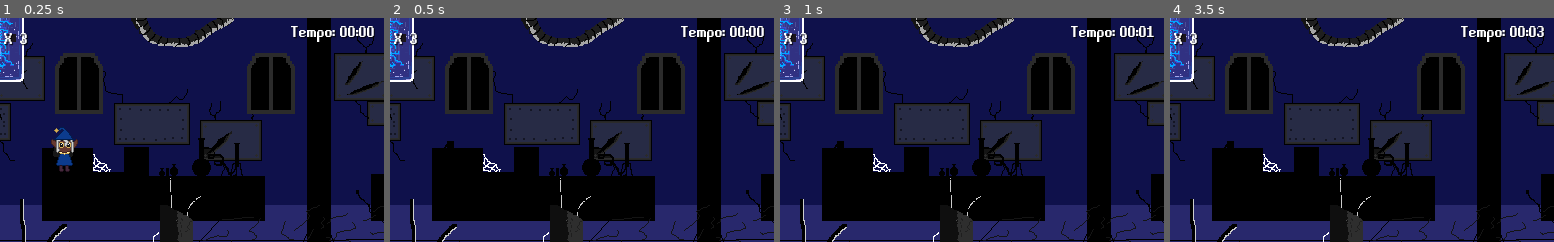
Above: before the commit, frames 1-4 (left to right).
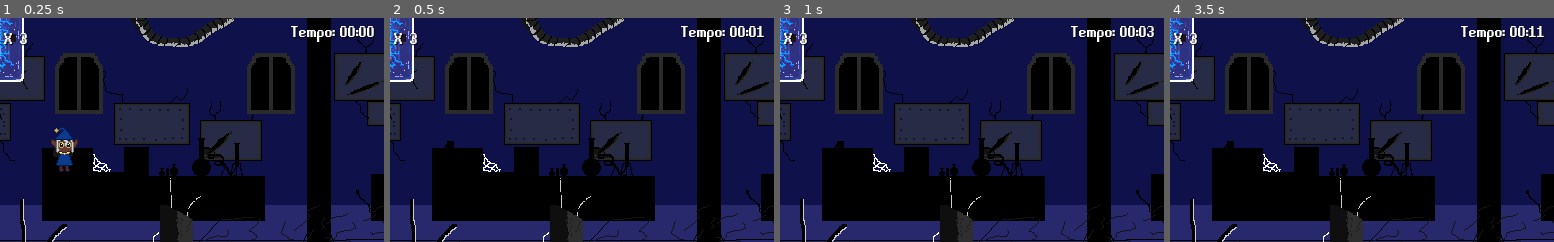
Above: after the commit, the same moments.

Repository: Eduardo-Pyment/Alquimista_dos_Sonhos-A_ultima_semente
Game: Godot game, scene res://Fases/fase_1.tscn
Two runs of this game, one before a commit and one after it. Both use one fixed random seed, a clock stepped at 60 frames per second and the inputs below. This scene is started directly instead of the project's main scene.
Inputs:
- Up to frame 1 (0.25 s): no input
- Up to frame 2 (0.5 s): no input
- Up to frame 3 (1 s): tap Enter (ui_accept) at 0.5, 0.77 s; hold Right (ui_right) from 0.53 s (still down)
- Up to frame 4 (3.5 s): release Right (ui_right) at 1.28 s; hold Left (ui_left) 1.28-2.03 s; tap Enter (ui_accept) at 1.52, 3.02 s; hold Right (ui_right) 2.03-2.78 s; hold Up (ui_up) from 2.78 s (still down)
The pictures show only the part of the screen within x 5-55%, y 0-50%; the shares and areas given below are measured in that part.

Frame 1 is identical in both runs. In frame 2, less than 0.1% of the frame differs, in the area x 95-98%, y 3-9%; in frame 3, less than 0.1%; in frame 4, 0.2%, in the area x 93-98%, y 3-9%.

Commit message:
caytimer ajeited

Diff:
--- a/Assets/Textures/Animation/Player/Player.gd
+++ b/Assets/Textures/Animation/Player/Player.gd
@@ -147,7 +147,7 @@
 
 
 func _on_cay_timer_timeout():
-	pass # Replace with function body.
+	PuloDisponivel = false
 
 #func _set_state():#state machines
 #	var state = "PlayerOcioso"
--- a/Fases/fase_1.tscn
+++ b/Fases/fase_1.tscn
@@ -1154,6 +1154,7 @@
 script = ExtResource("8_a36j6")
 
 [node name="clock_timer" type="Timer" parent="HUD/vida_tempo"]
+wait_time = 0.3
 
 [node name="container" type="MarginContainer" parent="HUD/vida_tempo"]
 layout_mode = 0
--- a/Scenes/player.tscn
+++ b/Scenes/player.tscn
@@ -293,7 +293,6 @@
 hframes = 8
 
 [node name="CayTimer" type="Timer" parent="."]
-wait_time = 0.4
 one_shot = true
 
 [node name="AnimationPlayer" type="AnimationPlayer" parent="."]
